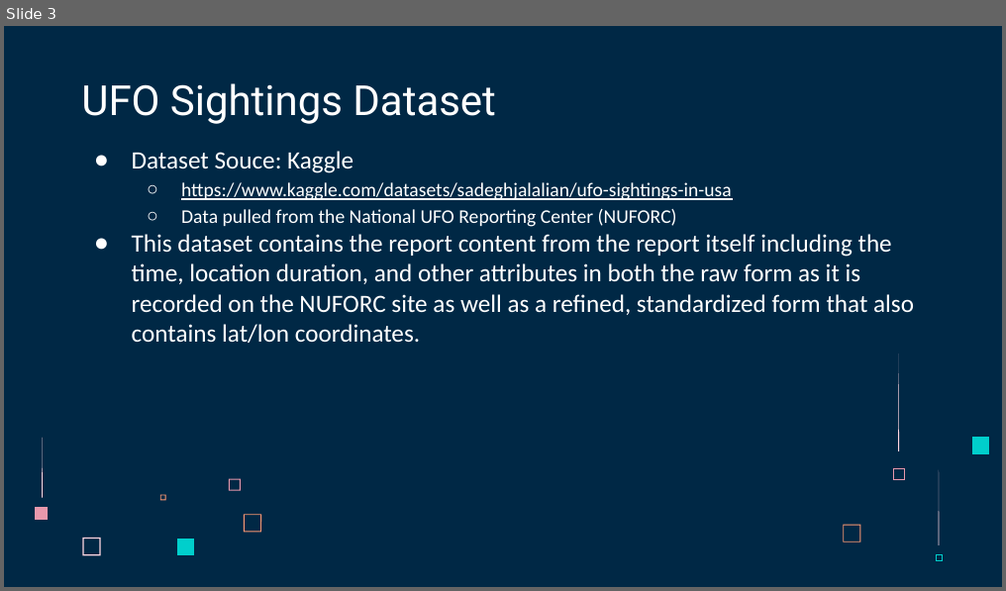
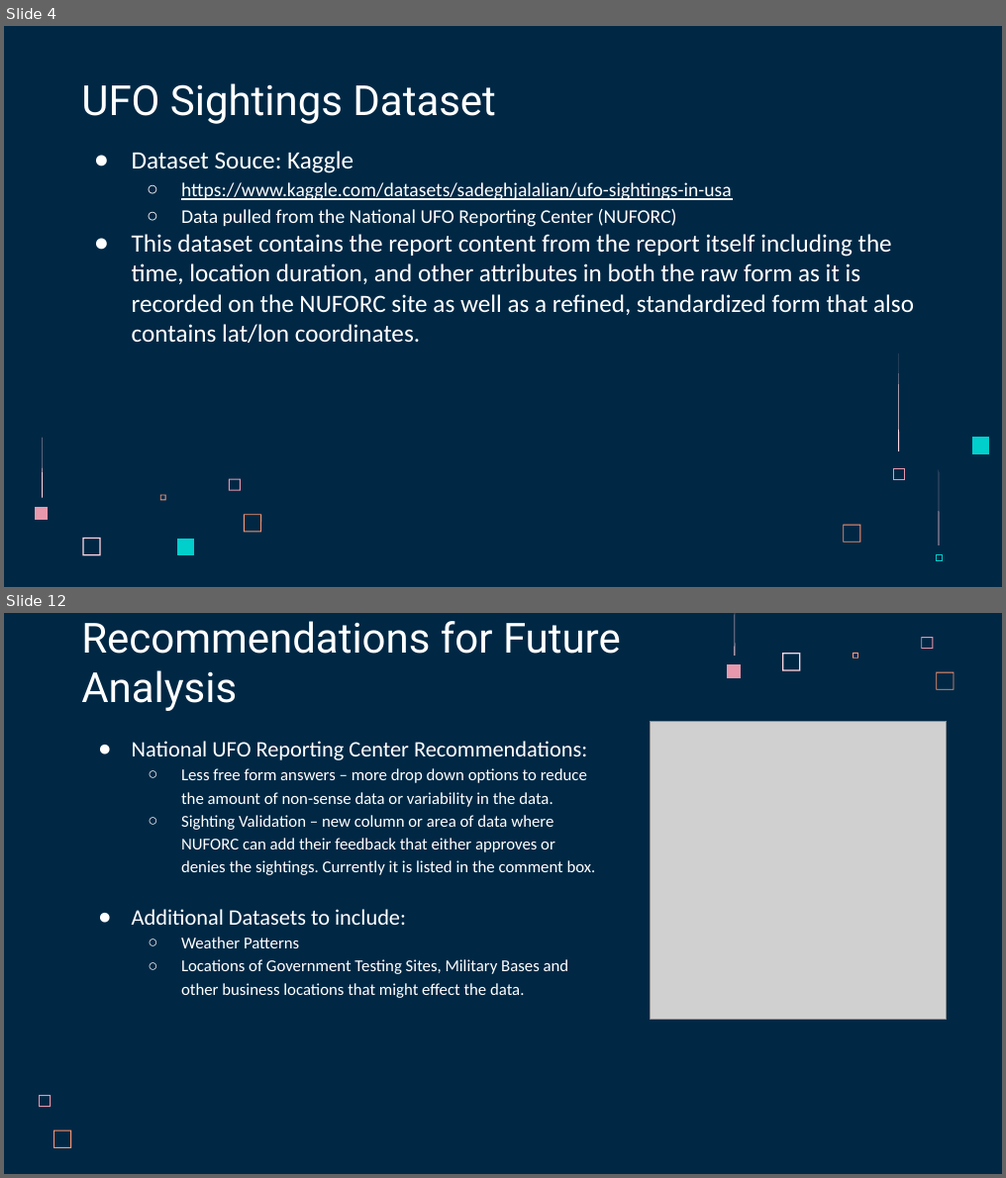
Before and after one commit to acegal1/Group1_Final_Project, a slide deck: _Group 1 Final Project Presentation - UFO Sightings in Arizona.pptx. Shown one above the other, each under a label of ours: slide 3 before the commit, slides 4 and 12 after it; the slides between them are not shown. The pictures are 1006x591 and 1006x1178 pixels, drawn with LibreOffice and Linux fonts; fonts in the diff are those of the drawing; grey boxes stand for pictures. Boxes give left, top, right and bottom in pixels: in the first picture for what was removed or moved away, otherwise in the second. Text is boxed around its words. In the diff, an @@ line names an element or a change of style, - is before the commit and + after.

```diff
--- a/_Group 1 Final Project Presentation - UFO Sightings in Arizona.pptx
+++ b/_Group 1 Final Project Presentation - UFO Sightings in Arizona.pptx
@@ slide 12 added at [4,613,1002,1174], background #002845 @@
@@ title added at [81,621,621,711], 30 pt, text #FFFFFF @@
+Recommendations for Future Analysis
@@ freeform shape added at [735,613,736,656], fill #FFD6E1 @@
@@ freeform shape added at [921,637,933,649], fill #E898AC @@
@@ freeform shape added at [728,664,741,678], fill #E898AC @@
@@ freeform shape added at [782,653,800,670], fill #FFD6E1 @@
@@ freeform shape added at [852,653,858,659], fill #FF9973 @@
@@ freeform shape added at [936,671,954,690], fill #FF9973 @@
@@ picture added at [650,721,947,1019] @@
@@ text added at [132,741,596,998], 12 pt, text #FFFFFF @@
+● National UFO Reporting Center Recommendations:
+  ○ Less free form answers – more drop down options to reduce the amount of non-sense data or variability in the data.
+  ○ Sighting Validation – new column or area of data where NUFORC can add their feedback that either approves or denies the sightings. Currently it is listed in the comment box.
+● Additional Datasets to include:
+  ○ Weather Patterns
+  ○ Locations of Government Testing Sites, Military Bases and other business locations that might effect the data.
@@ freeform shape added at [39,1095,51,1107], fill #E898AC @@
@@ freeform shape added at [54,1131,72,1149], fill #FF9973 @@
@@ what was slide 3 is now slide 4 @@
```
Also in this commit, not shown: 4 slides changed, 9 other slides added, 3 other files.
